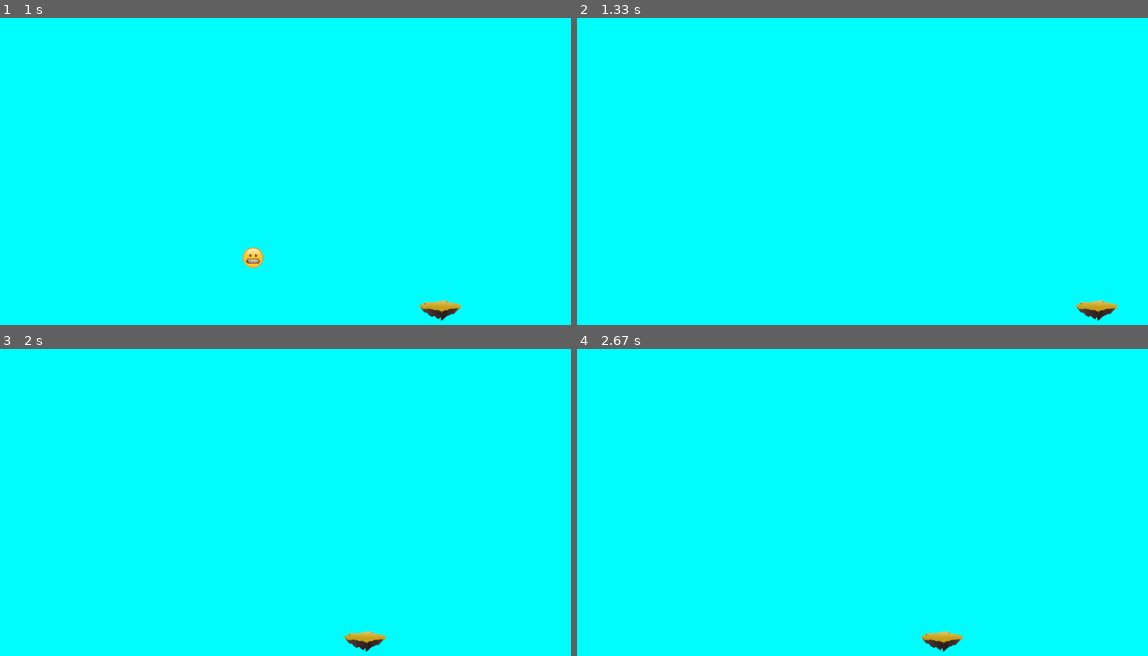
Above: before the commit, frames 1-4 (two rows, left to right).
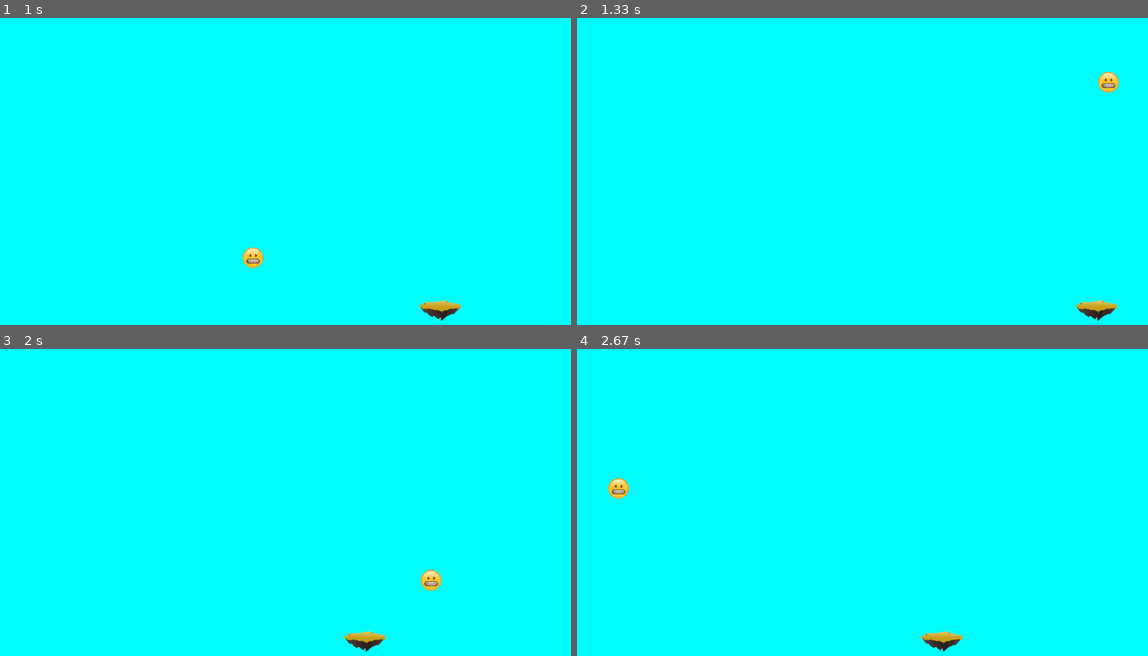
Above: after the commit, the same moments.

Repository: stefayankovskaya/stefa-pygame-tennis
Game: pygame game, started from main.py
Same seed, same stepped clock (60 frames per second), same inputs: the game is played once before the commit and once after it.
Inputs:
- Up to frame 1 (1 s): hold Right 0.33-0.8 s; hold Right from 0.83 s (still down)
- Up to frame 2 (1.33 s): release Right at 1.3 s
- Up to frame 3 (2 s): hold Left 1.33-1.87 s; hold Left from 1.9 s (still down)
- Up to frame 4 (2.67 s): release Left at 2.3 s; hold Right from 2.33 s (still down)

Frame 1 is identical in both runs. In frame 2, 0.2% of the frame differs, in the area x 91-95%, y 17-25%; in frame 3, 0.2%; in frame 4, 0.2%, in the area x 5-10%, y 41-49%.

Commit message:
add respawn

Diff:
--- a/main.py
+++ b/main.py
@@ -1,5 +1,5 @@
-import pygame # Импорт модуля пайгейм
-
+import pygame
+import random
 pygame.init()
 
 width = 1366
@@ -7,7 +7,7 @@
 fps = 60
 gameName = 'First Project'
 
-screen = pygame.display.set_mode((width, height)) # Создание экрана с заданными размера
+screen = pygame.display.set_mode((width, height))
 
 BLACK = '#000000'
 WHITE = '#FFFFFF'
@@ -59,6 +59,9 @@
         speedX = -speedX
     if img_rect.right > width:
         speedX = -speedX
-
+    if img_rect.bottom >height :
+        img_rect.x = random.randint(100,width - 100)
+        img_rect.y = 100
+        #run = False
     pygame.display.update()
 pygame.quit()
